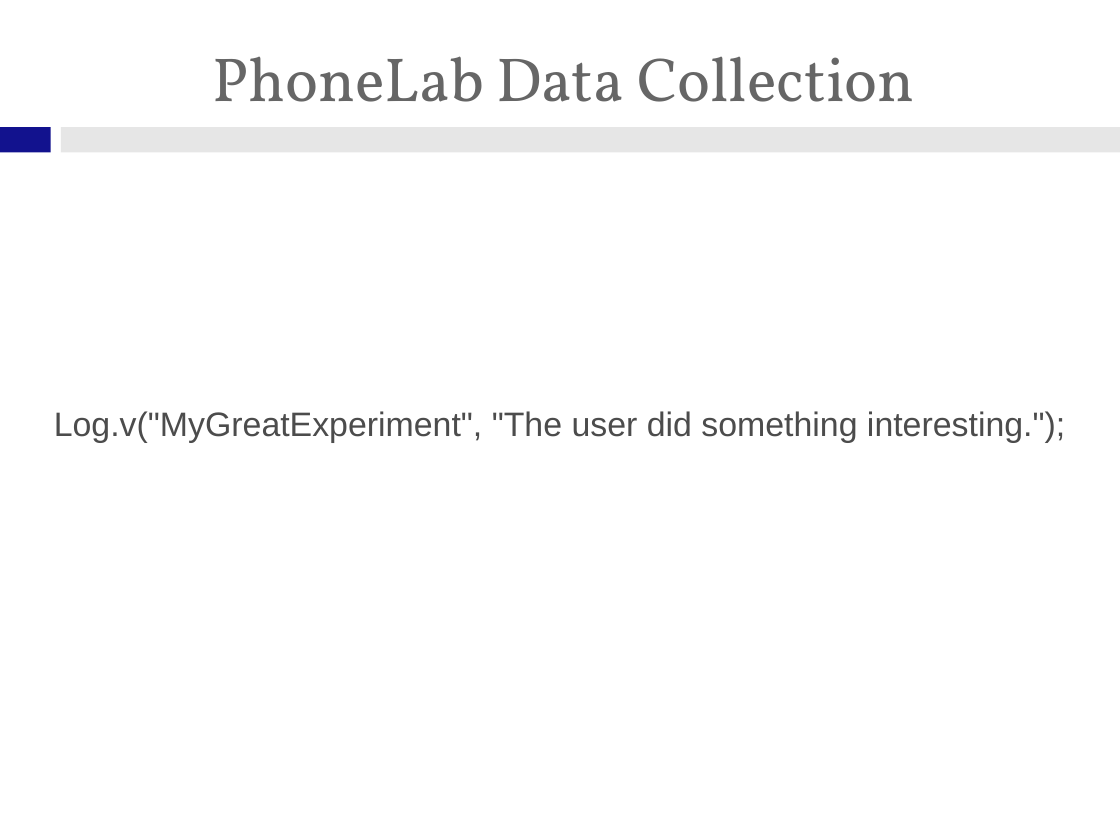
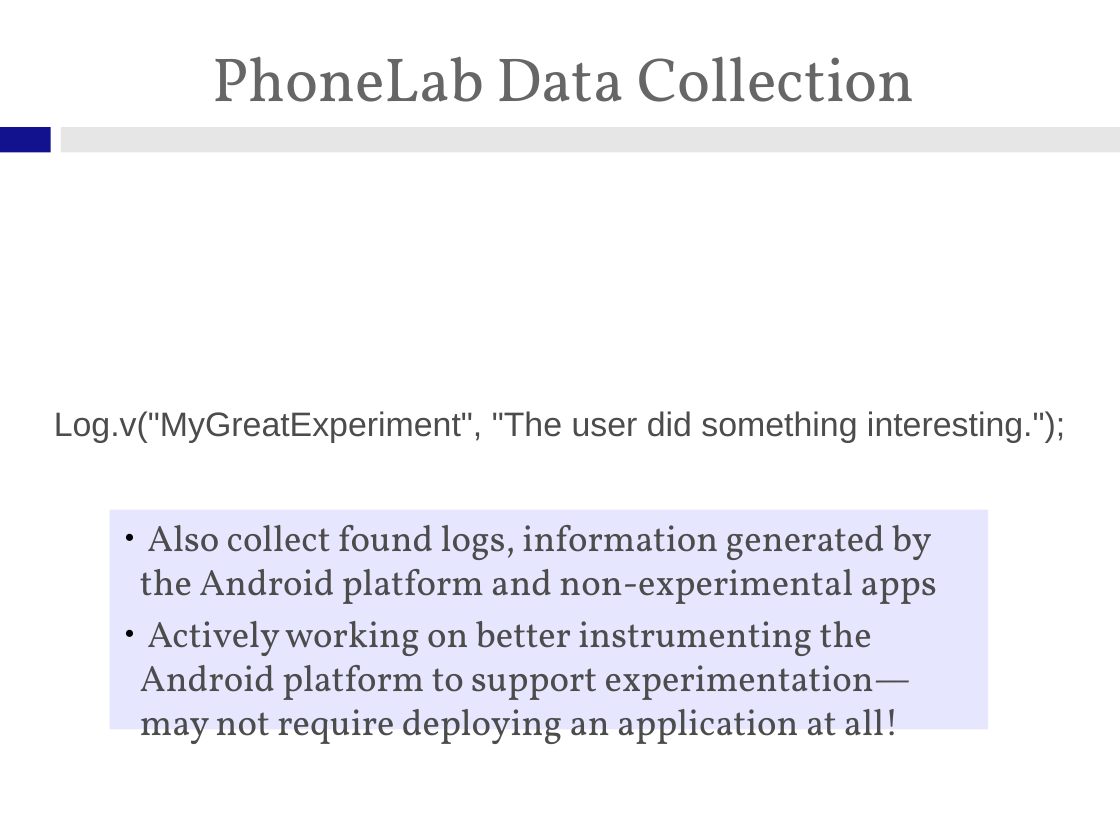
Before and after one commit to gchallen/talks.sensemine2013-phonelab, a slide deck: slide 9 of talk.odp (slide 8 before the commit). Drawn at 1120x840 pixels with LibreOffice and Linux fonts; fonts in the diff are those of the drawing; background and template pictures are left out. Boxes give left, top, right and bottom in pixels: in the first picture for what was removed or moved away, otherwise in the second. Text is boxed around its words. In the diff, an @@ line names an element or a change of style, - is before the commit and + after.

Commit message:
New.

```diff
--- a/talk.odp
+++ b/talk.odp
@@ rectangle added at bbox=[110, 510, 989, 730], fill #E6E6FF, 26 pt, text #4C4C4C @@
+● Also collect found logs, information generated by the Android platform and non-experimental apps
+● Actively working on better instrumenting the Android platform to support experimentation—may not require deploying an application at all!
```
Also in this commit, not shown: 2 other slides changed, 2 slides added.
